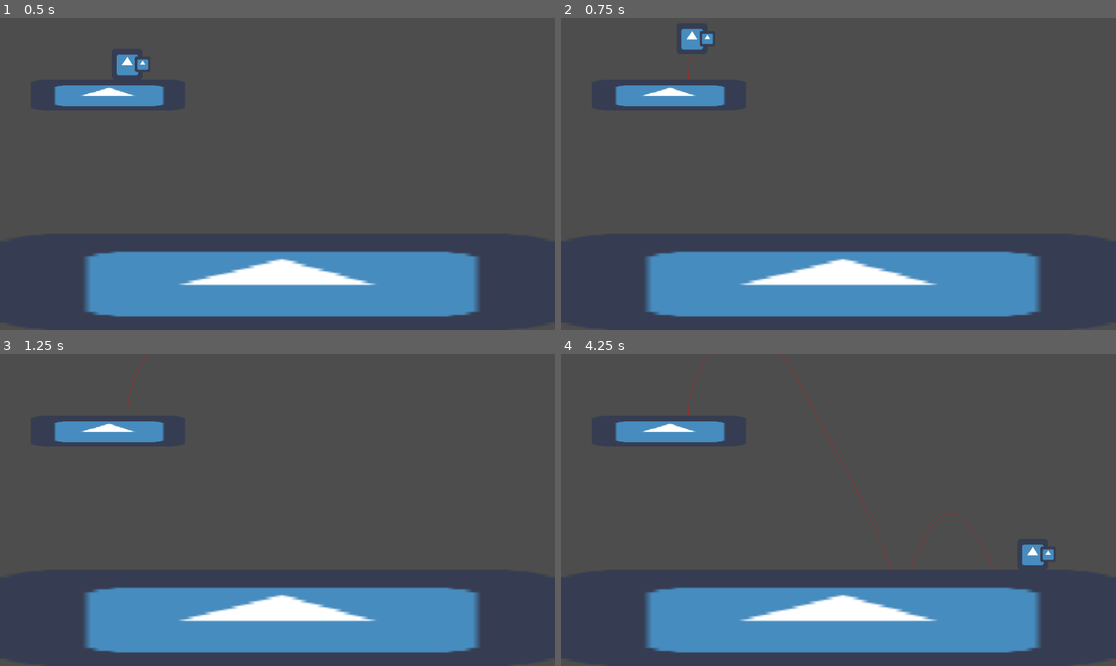
Above: before the commit, frames 1-4 (two rows, left to right).
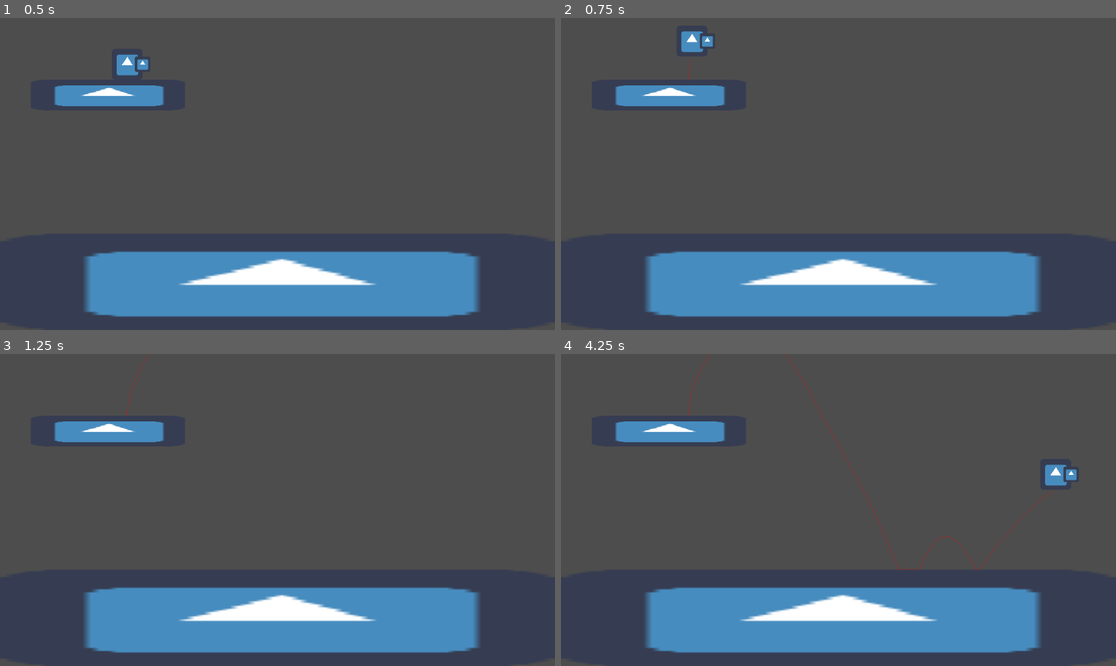
Above: after the commit, the same moments.

Repository: Gatlink/GodotPlugin
Game: Godot game, scene res://Platformer2DController/platformer2D_controller_test.tscn
Same seed, same stepped clock (60 frames per second), same inputs: the game is played once before the commit and once after it. The project has no main scene, so this scene is started directly. The engine's default icon, where the game draws it, is replaced by a stand-in: a white triangle on a blue panel in a dark square.
Inputs:
- Up to frame 1 (0.5 s): no input
- Up to frame 2 (0.75 s): tap Enter (ui_accept) at 0.5 s; hold D (right) from 0.53 s (still down); hold Space (jump) from 0.53 s (still down)
- Up to frame 3 (1.25 s): keep holding D (right); keep holding Space (jump)
- Up to frame 4 (4.25 s): tap Enter (ui_accept) at 1.25 s; release Space (jump) at 1.28 s; tap Space (jump) at 1.35, 1.52, 1.82, 2.85, 3.02, 3.32 s; release D (right) at 2.03 s; hold A (left) 2.03-2.78 s; hold Space (jump) 2.03-2.78 s; hold D (right) from 2.78 s (still down); hold Space (jump) from 3.53 s (still down)

Frame 1 is identical in both runs. In frame 2, 0.2% of the frame differs, in the area x 21-28%, y 3-19%; in frame 3, less than 0.1%; in frame 4, 1.0%, in the area x 22-93%, y 0-70%.

Commit message:
Input buffer on jumping

Diff:
--- a/Platformer2DController/States/air.gd
+++ b/Platformer2DController/States/air.gd
@@ -17,7 +17,7 @@
 
 func enter(params: Dictionary = {}) -> void:
 	super(params)
-	coyotee_timer = coyotee_time
+	coyotee_timer = coyotee_time if params.has("has_coyotee_time") else 0.0
 
 
 func physics_update(delta: float) -> void:
@@ -26,7 +26,7 @@
 
 	if coyotee_timer > 0:
 		coyotee_timer -= delta
-		if Input.is_action_just_pressed("jump"):
+		if PlayerInputs.jumped:
 			transition_to("Jump")
 
 	if player.is_on_floor():
--- a/Platformer2DController/States/jump.gd
+++ b/Platformer2DController/States/jump.gd
@@ -27,5 +27,5 @@
 	timer += delta
 	player.velocity.y = -max_height / max_time
 
-	if not timer < min_time and (not Input.is_action_pressed("jump") or timer >= max_time):
+	if not timer < min_time and (not PlayerInputs.is_jumping or timer >= max_time):
 		transition_to("Air")
--- a/Platformer2DController/States/stand.gd
+++ b/Platformer2DController/States/stand.gd
@@ -6,6 +6,6 @@
 	super(delta)
 
 	if not player.is_on_floor():
-		transition_to("Air")
-	elif Input.is_action_just_pressed("jump"):
+		transition_to("Air", { "has_coyotee_time": true })
+	elif PlayerInputs.jumped:
 		transition_to("Jump")
--- a/Platformer2DController/player_inputs.gd
+++ b/Platformer2DController/player_inputs.gd
@@ -1,8 +1,25 @@
 extends Node
 
 
-var dir := Vector2.ZERO
+const INPUT_BUFFER: float = 0.2
 
 
-func _process(_delta: float) -> void:
+var dir := Vector2.ZERO
+var jump_timer: float
+var is_jumping: bool
+
+
+var jumped: bool :
+	get:
+		return jump_timer > 0
+
+
+func _process(delta: float) -> void:
 	dir.x = Input.get_axis("left", "right")
+
+	if Input.is_action_just_pressed("jump"):
+		jump_timer = INPUT_BUFFER
+	elif jump_timer > 0:
+		jump_timer -= delta
+
+	is_jumping = Input.is_action_pressed("jump")
